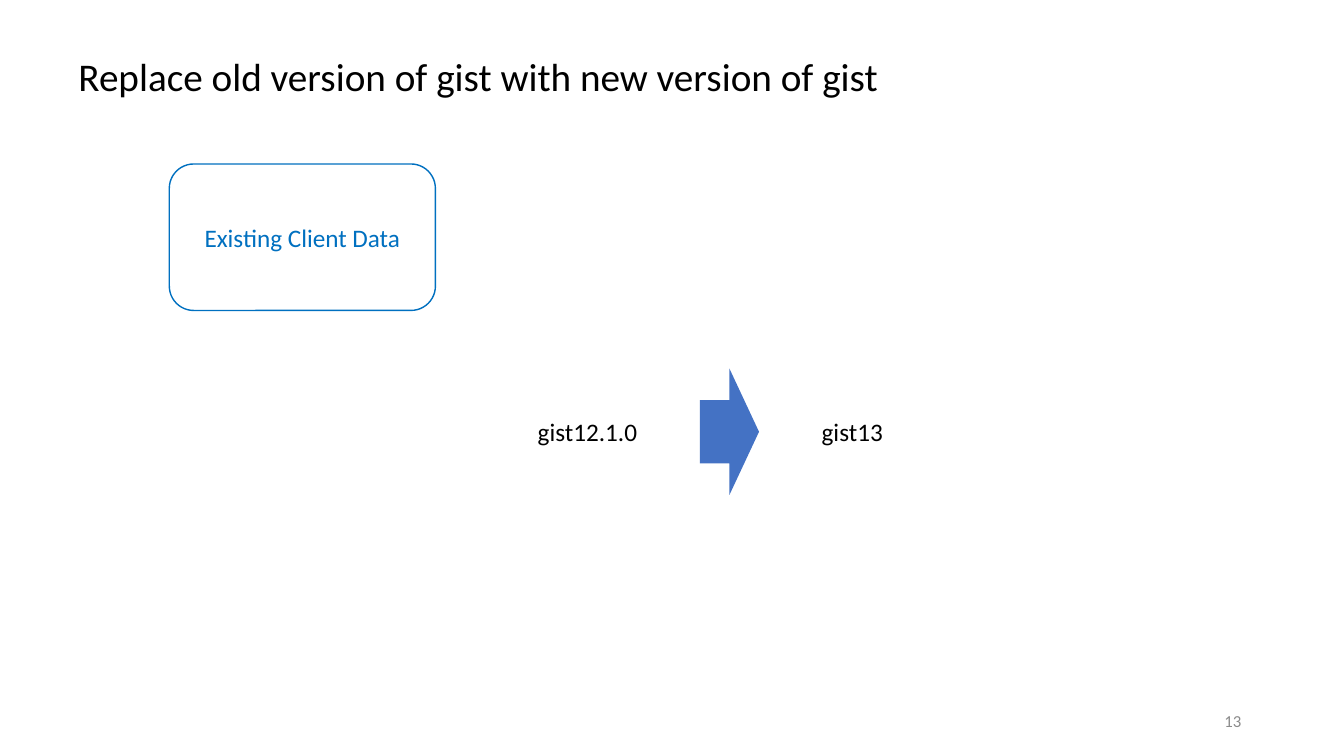
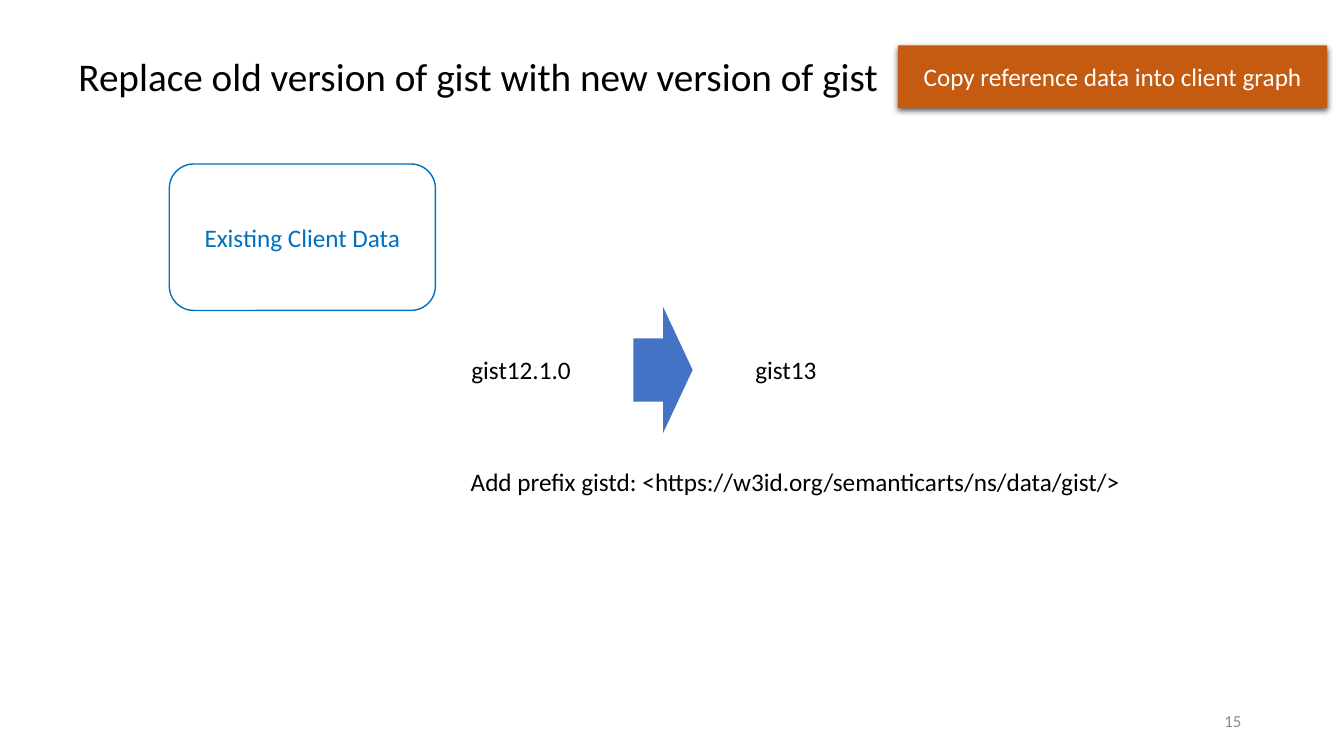
Before and after one commit to semanticarts/gist, a slide deck: slide 15 of migration/v13.0/uomDataConversion.pptx (slide 13 before the commit). Drawn at 1344x756 pixels with LibreOffice and Linux fonts; fonts in the diff are those of the drawing. Boxes give left, top, right and bottom in pixels: in the first picture for what was removed or moved away, otherwise in the second. Text is boxed around its words. In the diff, an @@ line names an element or a change of style, - is before the commit and + after.

Commit message:
updated document for data conversion

```diff
--- a/migration/v13.0/uomDataConversion.pptx
+++ b/migration/v13.0/uomDataConversion.pptx
@@ rectangle added at (898,45,1328,108), fill #C55A11, 18 pt, text #FFFFFF @@
+Copy reference data into client graph
@@ 2 texts, 1 down arrow: place and size @@
-2 texts, 1 down arrow at (538,369,883,495)
+2 texts, 1 down arrow at (471,308,816,434)
@@ text added at (471,473,1119,496), 18 pt, text #000000 @@
+Add prefix gistd: <https://w3id.org/semanticarts/ns/data/gist/>
@@ page number at (1224,716,1241,727): text changed @@
-13
+15
```
Also in this commit, not shown: 15 other slides changed, 9 slides added, 4 slides removed.
